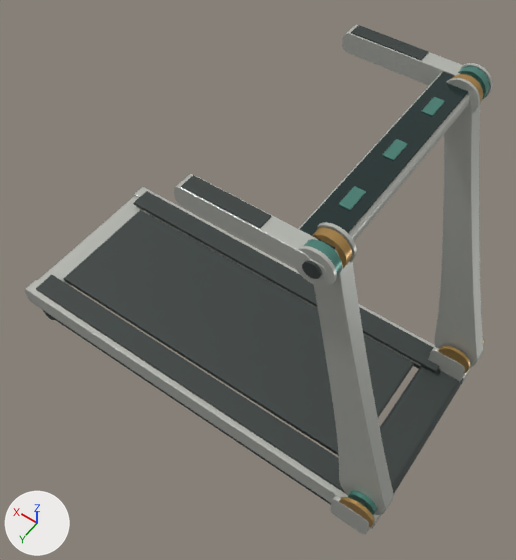
What one commit did to the glTF model iterations/poxing-handle-3d-20261113/poxing-handle-concept.glb.
Rendered twice from a camera (50 mm lens) standing at (-0.157, 1.194, 2.366) and looking at (0.663, 0.045, 0.561). Lighting does not change. The marker at lower left points along +X, +Y and +Z. The picture after the commit comes second. Vertices at exactly the same position are counted once.

Names of what the first picture shows: 'deck_upper_frame', 'display_marker', 'display_marker.001', 'display_marker.002', 'display_top', 'handrail_rigid_arm', 'handrail_rigid_arm.001', 'rear_cap', 'rigid_cross_console', 'side_step', 'side_step.001', 'tapered_column_rigid', 'tapered_column_rigid.001', 'target_450x1300_belt', 'underdeck_motor_envelope' and 19 more.
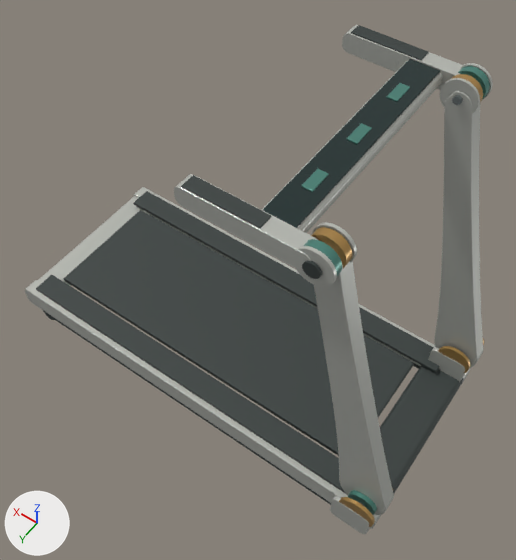
Changed parts and their boxes (x1, y1, x2, y2) in the pictures (516 x 560 px):
'display_top', moved
    before: (299, 72, 468, 249)
    after: (263, 59, 440, 228)
'rigid_cross_console', moved
    before: (299, 73, 470, 278)
    after: (262, 61, 443, 233)
'display_marker', moved
    before: (338, 186, 366, 210)
    after: (301, 169, 329, 192)
'display_marker.001', moved
    before: (382, 139, 408, 161)
    after: (346, 123, 372, 144)
'display_marker.002', moved
    before: (421, 97, 445, 116)
    after: (387, 83, 410, 101)

Patch to the scene script:
```diff
--- a/iterations/poxing-handle-3d-20261113/poxing-handle-concept.glb.py
+++ b/iterations/poxing-handle-3d-20261113/poxing-handle-concept.glb.py
@@ me_rigid_cross_console @@
 # used by ob_rigid_cross_console; location = (0.0, 0.0, 0.0)
-me_rigid_cross_console.from_pydata(...)  # 408 vertices, 812 faces; spans x 0.257..0.364, y -0.382..0.382, z 1.213..1.253
+me_rigid_cross_console.from_pydata(...)  # 408 vertices, 812 faces; spans x 0.352..0.459, y -0.382..0.382, z 1.213..1.253
+# me_rigid_cross_console part 1: the whole mesh is moved by (0.095, 0.0, 0.0)
 me_rigid_cross_console.materials.append(mat_deck_upper_frame_material)
@@ me_display_top @@
 # used by ob_display_top; location = (0.0, 0.0, 0.0)
-me_display_top.from_pydata(...)  # 408 vertices, 812 faces; spans x 0.267..0.355, y -0.331..0.331, z 1.253..1.259
+me_display_top.from_pydata(...)  # 408 vertices, 812 faces; spans x 0.362..0.45, y -0.331..0.331, z 1.253..1.259
+# me_display_top part 2: the whole mesh is moved by (0.095, 0.0, 0.0)
 me_display_top.materials.append(mat_display_top_material)
@@ me_display_marker @@
 # used by ob_display_marker; location = (0.0, 0.0, 0.0)
-me_display_marker.from_pydata(...)  # 408 vertices, 812 faces; spans x 0.2956..0.3256, y 0.1565..0.2235, z 1.2577..1.2617
+me_display_marker.from_pydata(...)  # 408 vertices, 812 faces; spans x 0.3906..0.4206, y 0.1565..0.2235, z 1.2577..1.2617
+# me_display_marker part 3: the whole mesh is moved by (0.095, 0.0, 0.0)
 me_display_marker.materials.append(mat_a_moving_root_plate_material)
@@ me_display_marker_001 @@
 # used by ob_display_marker_001; location = (0.0, 0.0, 0.0)
-me_display_marker_001.from_pydata(...)  # 408 vertices, 812 faces; spans x 0.2956..0.3256, y -0.0335..0.0335, z 1.2577..1.2617
+me_display_marker_001.from_pydata(...)  # 408 vertices, 812 faces; spans x 0.3906..0.4206, y -0.0335..0.0335, z 1.2577..1.2617
+# me_display_marker_001 part 4: the whole mesh is moved by (0.095, 0.0, 0.0)
 me_display_marker_001.materials.append(mat_a_moving_root_plate_material)
@@ me_display_marker_002 @@
 # used by ob_display_marker_002; location = (0.0, 0.0, 0.0)
-me_display_marker_002.from_pydata(...)  # 408 vertices, 812 faces; spans x 0.2956..0.3256, y -0.2235..-0.1565, z 1.2577..1.2617
+me_display_marker_002.from_pydata(...)  # 408 vertices, 812 faces; spans x 0.3906..0.4206, y -0.2235..-0.1565, z 1.2577..1.2617
+# me_display_marker_002 part 5: the whole mesh is moved by (0.095, 0.0, 0.0)
 me_display_marker_002.materials.append(mat_a_moving_root_plate_material)
```
